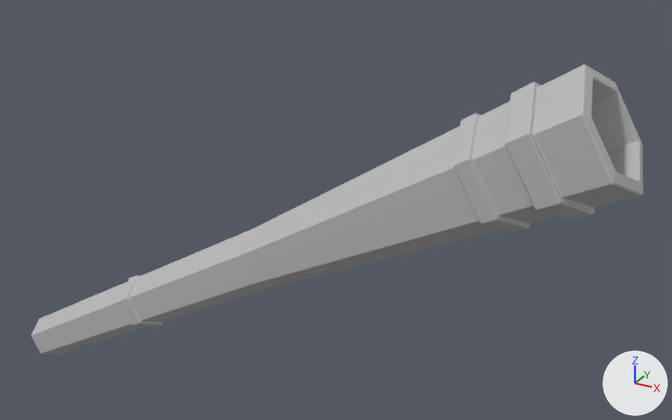
One commit to the FBX model CampSquirrels/Assets/Kyparon Assets/torch_v1.fbx: the scene before it, then after it.
Both versions are drawn from a 50 mm camera at (1.236, 5.372, 2.113) aimed at (0.148, 7.35, 1.124). The lights are fixed; the arrows at lower right show +X, +Y and +Z. Where no turn or scale is listed for an object, it has been applied to the vertices.

The first picture shows 'torch'.
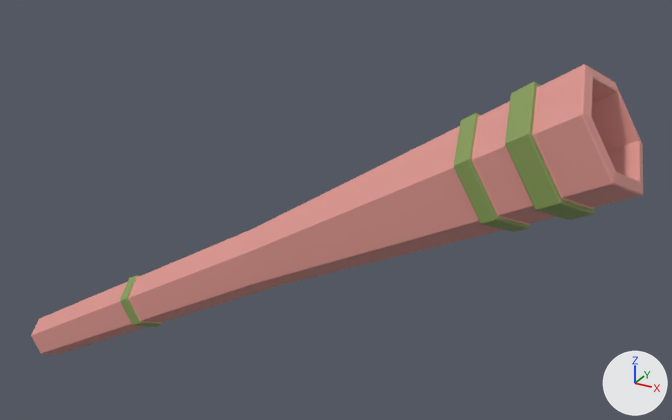
Location of each change, [x1, y1, x2, y2] in pixels of the pictures (672 x 420 px):
part 1 of me_mesh, recoloured (grey to pink): [31, 65, 643, 354] in both
part 2 of me_mesh, recoloured (grey to green): [453, 82, 595, 232] in both
part 3 of me_mesh, recoloured (grey to green): [120, 275, 163, 327] in both

Diff of the bpy script that builds the scene:
```diff
--- a/CampSquirrels/Assets/Kyparon Assets/torch_v1.fbx.py
+++ b/CampSquirrels/Assets/Kyparon Assets/torch_v1.fbx.py
@@ mat_wood @@
+mat_wood = principled_material('wood')
+mat_wood.base_color = (0.728, 0.306, 0.274)  # pink #de968f
@@ mat_torch_bands @@
+mat_torch_bands = principled_material('torch_bands')
+mat_torch_bands.base_color = (0.24, 0.337, 0.0962)  # green #869d57
@@ me_mesh @@
 me_mesh.from_pydata(...)  # 420 vertices, 422 faces; spans x -0.9..0.93, y -0.14..0.14, z -0.56..0.62
 # used by ob_torch; location = (0.0, 7.233, 1.0)
+# me_mesh part 1: 242 of the faces centred in x -0.9..0.93, y -0.13..0.13, z -0.56..0.62 switch from mat_lambert1 (grey #bcbcbc) to mat_wood (pink #de968f)
+# me_mesh part 2: 120 of the faces centred in x 0.53..0.84, y -0.13..0.13, z 0.23..0.57 switch from mat_lambert1 (grey #bcbcbc) to mat_torch_bands (green #869d57)
+# me_mesh part 3: 60 of the faces centred in x -0.49..-0.38, y -0.07..0.07, z -0.33..-0.17 switch from mat_lambert1 (grey #bcbcbc) to mat_torch_bands (green #869d57)
```
